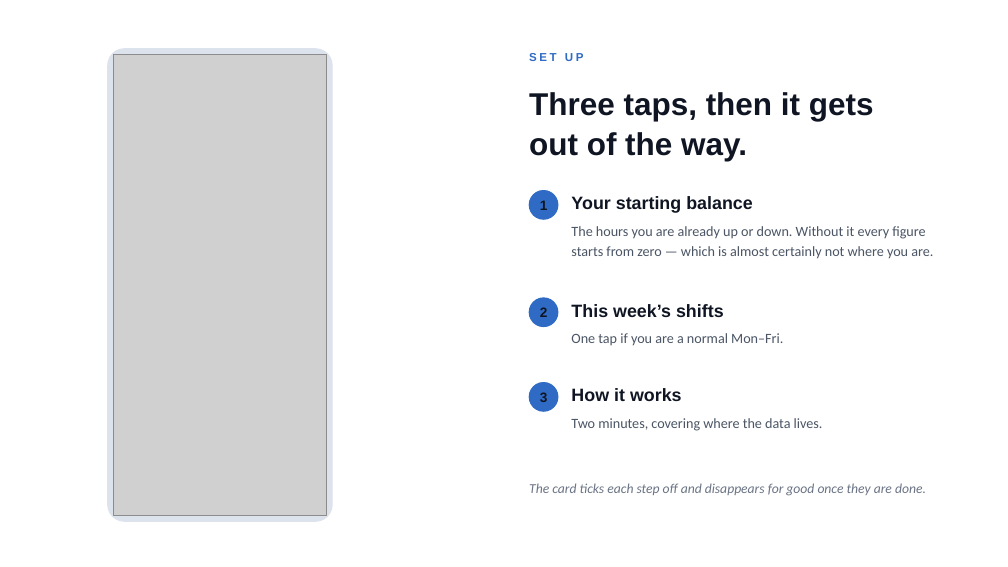
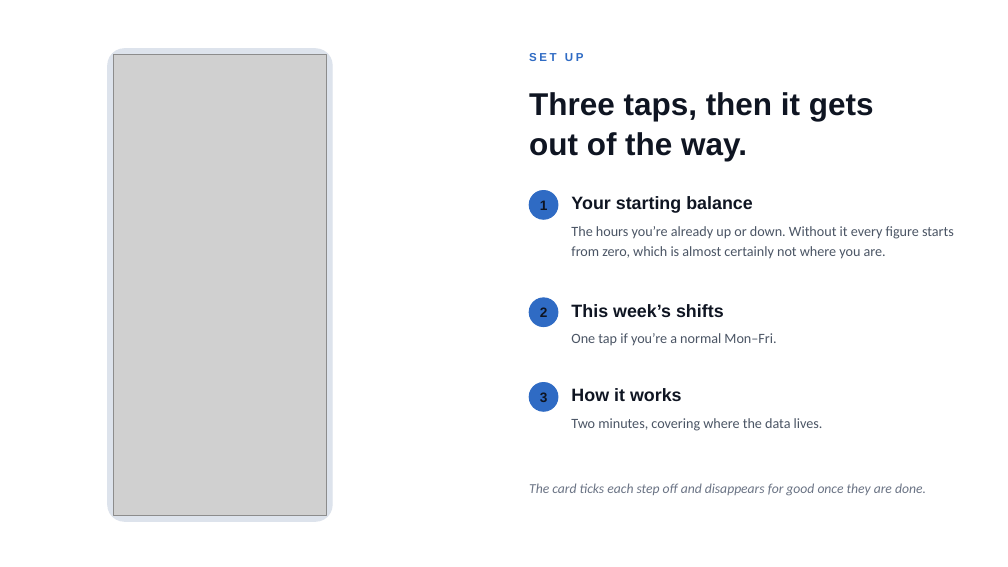
Before and after one commit to belacorg/CTAPTracker, a slide deck: slide 4 of docs/presentation/CTAP-Tracker.pptx. Drawn at 1008x567 pixels with LibreOffice and Linux fonts; fonts in the diff are those of the drawing; grey boxes stand for pictures. Boxes give left, top, right and bottom in pixels: in the first picture for what was removed or moved away, otherwise in the second. Text is boxed around its words. In the diff, an @@ line names an element or a change of style, - is before the commit and + after.

```diff
--- a/docs/presentation/CTAP-Tracker.pptx
+++ b/docs/presentation/CTAP-Tracker.pptx
@@ text at bbox=[571, 226, 954, 259]: text changed @@
-The hours you are already up or down. Without it every figure starts from zero — which is almost certainly not where you are.
+The hours you’re already up or down. Without it every figure starts from zero, which is almost certainly not where you are.
@@ text at bbox=[571, 333, 776, 345]: text changed @@
-One tap if you are a normal Mon–Fri.
+One tap if you’re a normal Mon–Fri.
```
Also in this commit, not shown: 6 other slides changed, 1 slide removed.
